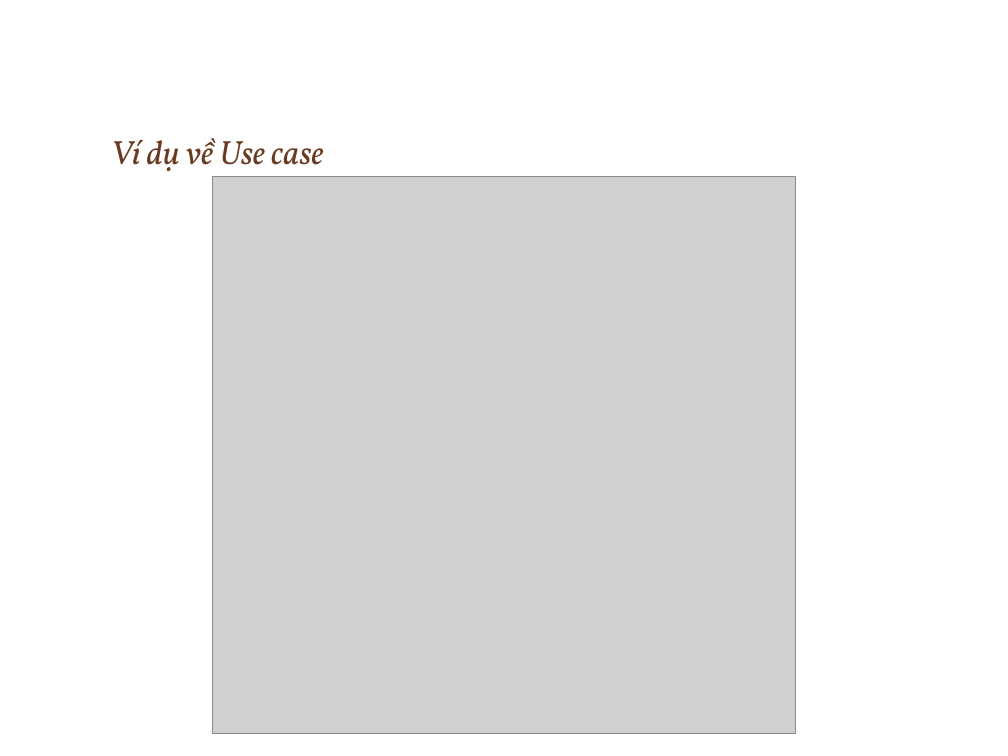
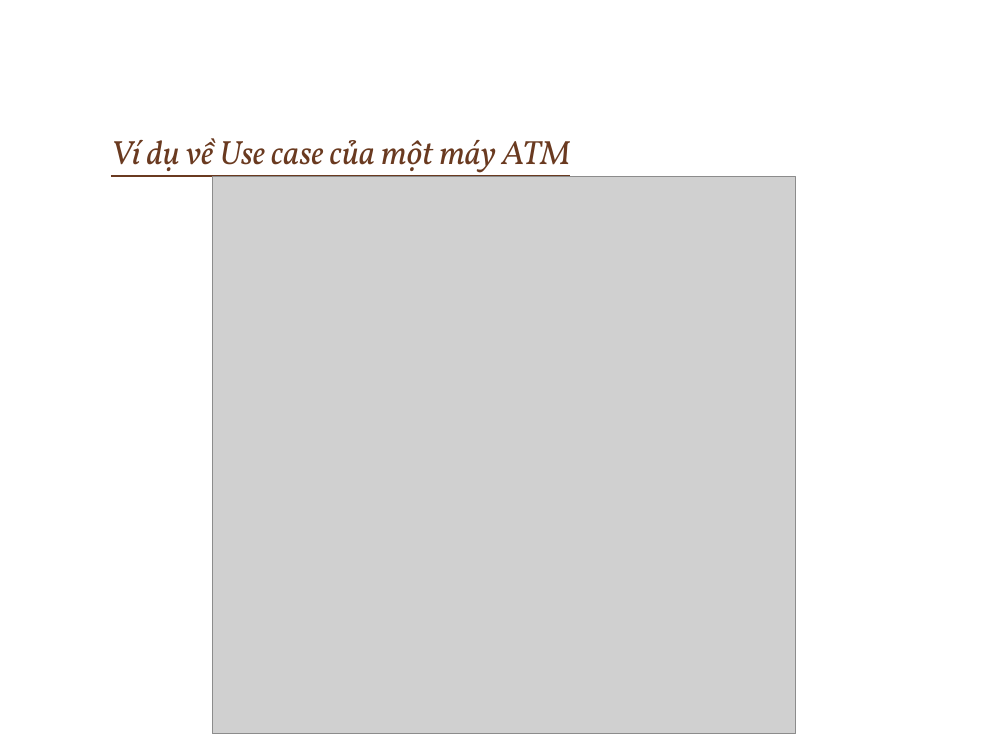
Before and after one commit to ChrisJamison/seminar_cnpm, a slide deck: slide 45 of Seminar/Software Requirement.pptx. Drawn at 1008x756 pixels with LibreOffice and Linux fonts; fonts in the diff are those of the drawing; grey boxes stand for pictures; background and template pictures are left out. Boxes give left, top, right and bottom in pixels: in the first picture for what was removed or moved away, otherwise in the second. Text is boxed around its words. In the diff, an @@ line names an element or a change of style, - is before the commit and + after.

```diff
--- a/Seminar/Software Requirement.pptx
+++ b/Seminar/Software Requirement.pptx
@@ title at (x1=111, y1=138, x2=570, y2=180): text changed @@
-Ví dụ về Use case
+Ví dụ về Use case của một máy ATM
```
Also in this commit, not shown: 9 other slides changed, 5 slides added, 1 slide removed.
